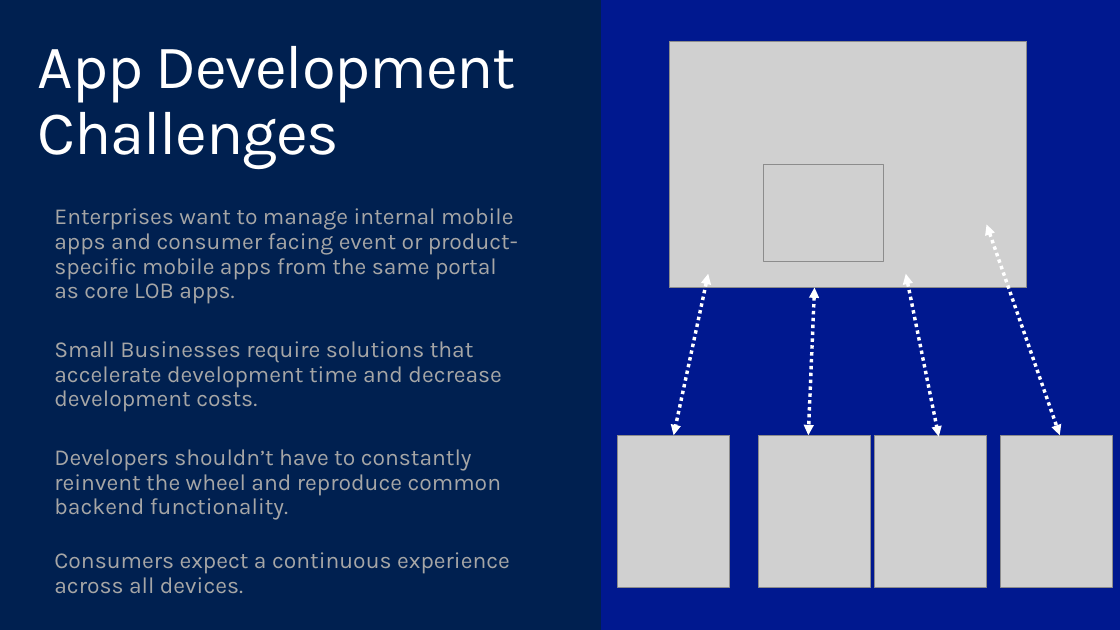
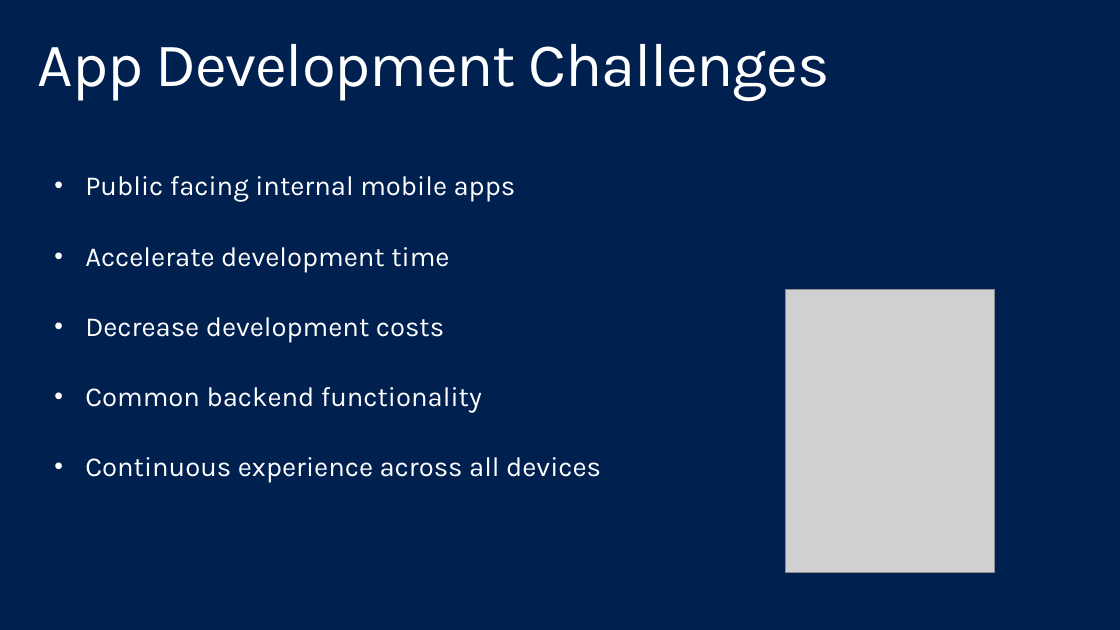
Before and after one commit to kunal-chowdhury/Public-Speakings, a slide deck: slide 5 of 12-Nov-2016, Microsoft Azure MVP Bootcamp/Azure App Services and Universal Windows Platform.pptx. Drawn at 1120x630 pixels with LibreOffice and Linux fonts; fonts in the diff are those of the drawing; grey boxes stand for pictures; background and template pictures are left out. Boxes give left, top, right and bottom in pixels: in the first picture for what was removed or moved away, otherwise in the second. Text is boxed around its words. In the diff, an @@ line names an element or a change of style, - is before the commit and + after.

```diff
--- a/12-Nov-2016, Microsoft Azure MVP Bootcamp/Azure App Services and Universal Windows Platform.pptx
+++ b/12-Nov-2016, Microsoft Azure MVP Bootcamp/Azure App Services and Universal Windows Platform.pptx
@@ title "App Development Challenges" rewrapped from (x1=38, y1=46, x2=517, y2=169) to (x1=38, y1=44, x2=829, y2=101) @@
@@ rectangle removed at (x1=601, y1=0, x2=1120, y2=630) @@
@@ picture removed at (x1=670, y1=41, x2=1027, y2=287) @@
@@ text at (x1=85, y1=176, x2=601, y2=483): text changed; size 20 to 24 pt; text colour #A6A6A6 to #FFFFFF @@
-Enterprises want to manage internal mobile apps and consumer facing event or product-specific mobile apps from the same portal as core LOB apps.
-Small Businesses require solutions that accelerate development time and decrease development costs.
-Developers shouldn’t have to constantly reinvent the wheel and reproduce common backend functionality.
-Consumers expect a continuous experience across all devices.
+• Public facing internal mobile apps
+• Accelerate development time
+• Decrease development costs
+• Common backend functionality
+• Continuous experience across all devices
@@ picture removed at (x1=763, y1=165, x2=883, y2=262) @@
@@ double arrow removed from (987, 224) to (1060, 435) @@
@@ double arrow removed from (708, 273) to (674, 435) @@
@@ picture resized from (x1=1001, y1=435, x2=1113, y2=586) to (x1=786, y1=289, x2=995, y2=572) @@
@@ double arrow removed from (814, 287) to (809, 435) @@
@@ double arrow removed from (906, 273) to (939, 436) @@
@@ picture removed at (x1=618, y1=435, x2=730, y2=586) @@
@@ picture removed at (x1=758, y1=435, x2=870, y2=586) @@
@@ picture removed at (x1=875, y1=435, x2=987, y2=586) @@
```
Also in this commit, not shown: 2 other slides changed, 14 slides added, 4 slides removed.
